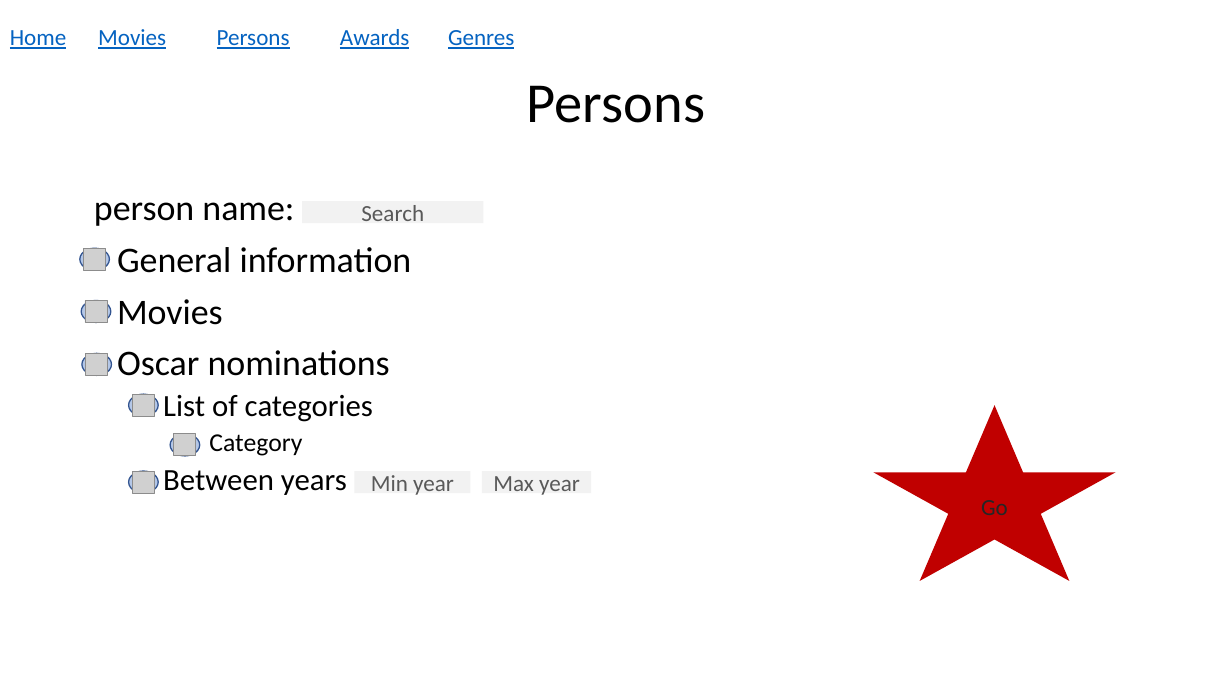
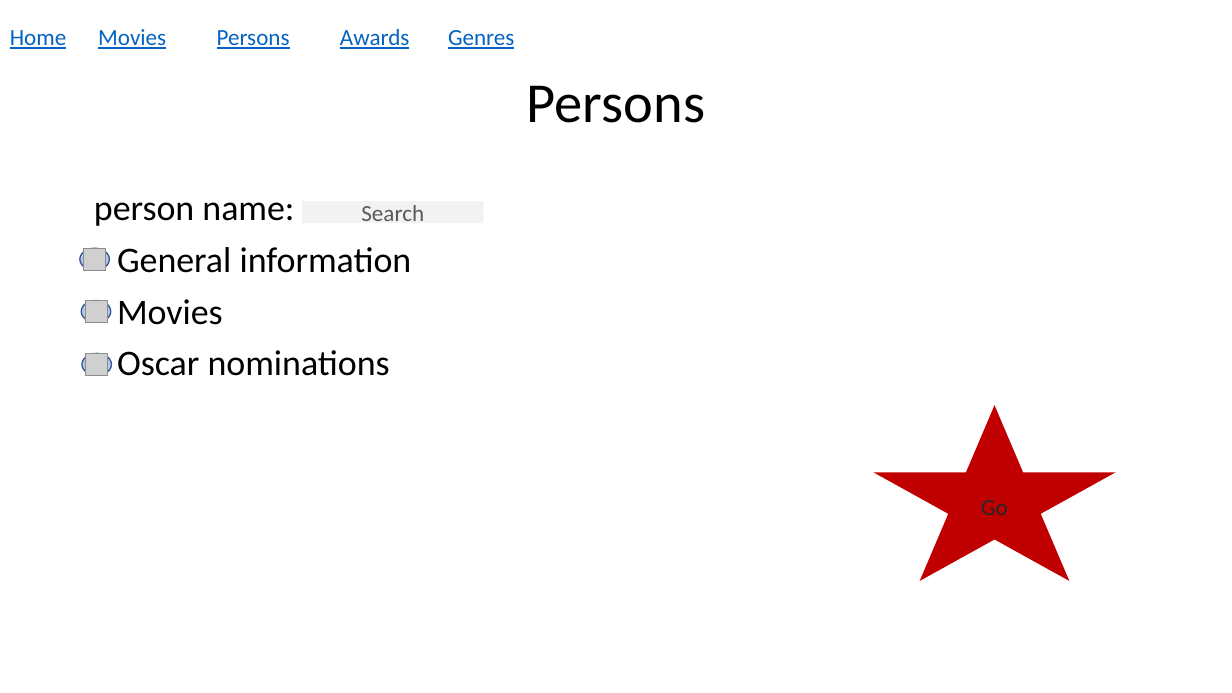
Before and after one commit to Joebahou/AcademyAwardsDB, a slide deck: slide 5 of Academy Award DB web skach.pptx. Drawn at 1232x693 pixels with LibreOffice and Linux fonts; fonts in the diff are those of the drawing; grey boxes stand for pictures. Boxes give left, top, right and bottom in pixels: in the first picture for what was removed or moved away, otherwise in the second. Text is boxed around its words. In the diff, an @@ line names an element or a change of style, - is before the commit and + after.

Commit message:
updated person_queries.py, movie_query.py, main.py, Academy Award DB , utils.py, web skach.pptx

```diff
--- a/Academy Award DB web skach.pptx
+++ b/Academy Award DB web skach.pptx
@@ ellipse removed at (128, 395, 158, 417) @@
@@ picture removed at (132, 395, 154, 417) @@
@@ text at (163, 395, 373, 495): paragraphs removed @@
-  • List of categories
-    • Category
-  • Between years
@@ ellipse removed at (170, 434, 200, 457) @@
@@ picture removed at (174, 434, 196, 457) @@
@@ ellipse removed at (128, 471, 158, 494) @@
@@ picture removed at (132, 471, 154, 494) @@
@@ rectangle removed at (355, 471, 471, 494) @@
-Min year
@@ rectangle removed at (482, 471, 592, 494) @@
-Max year
```
Also in this commit, not shown: 4 other files.
